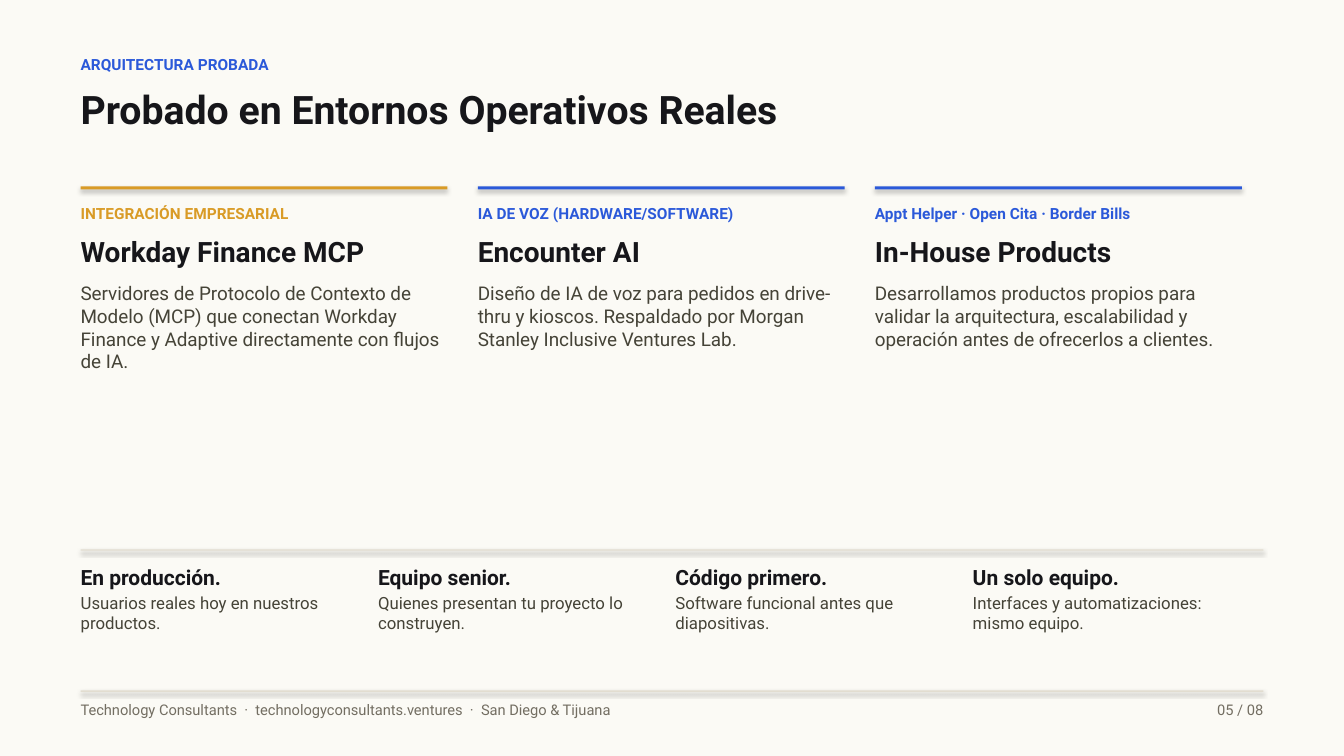
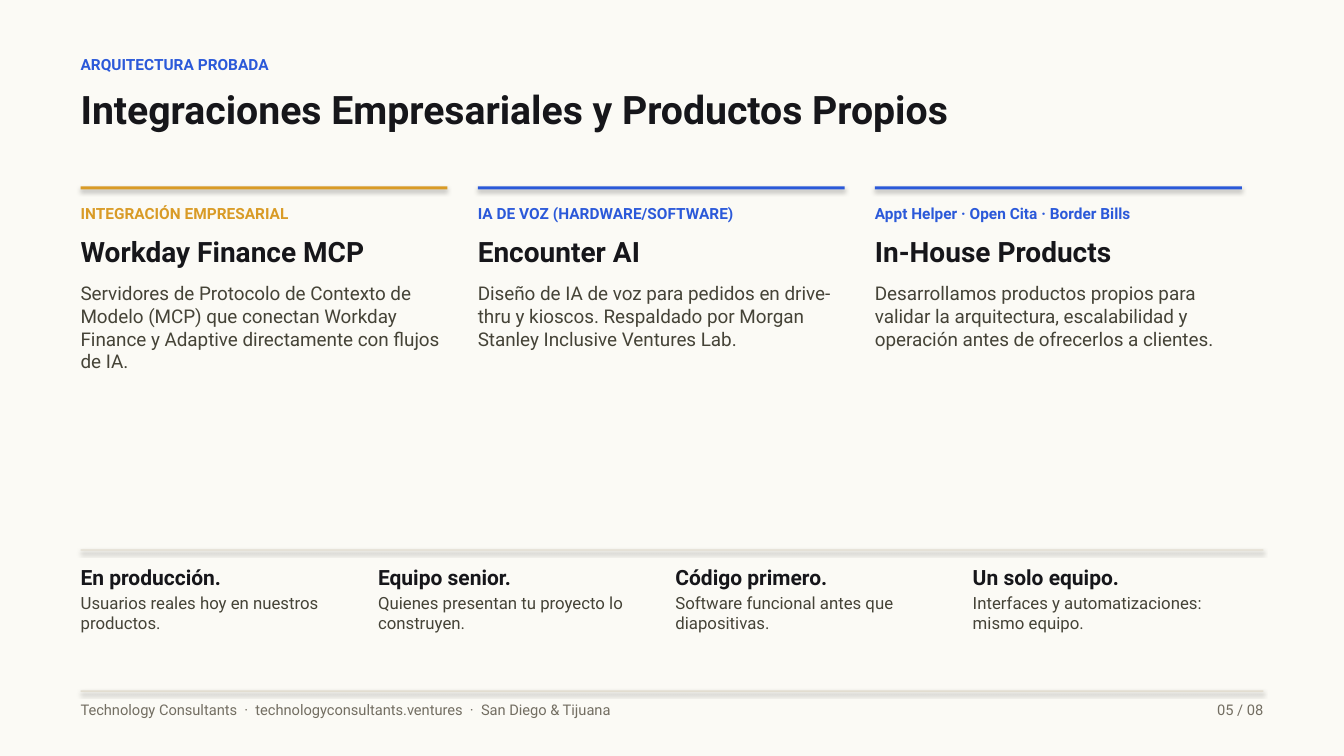
Before and after one commit to rguido198/TechnologyConsultantsVentures, a slide deck: slide 5 of Technology_Consultants_A_Quien_Enviarme_MX.pptx. Drawn at 1344x756 pixels with LibreOffice and Linux fonts; fonts in the diff are those of the drawing. Boxes give left, top, right and bottom in pixels: in the first picture for what was removed or moved away, otherwise in the second. Text is boxed around its words. In the diff, an @@ line names an element or a change of style, - is before the commit and + after.

```diff
--- a/Technology_Consultants_A_Quien_Enviarme_MX.pptx
+++ b/Technology_Consultants_A_Quien_Enviarme_MX.pptx
@@ text at bbox=[81, 94, 948, 133]: text changed @@
-Probado en Entornos Operativos Reales
+Integraciones Empresariales y Productos Propios
```
Also in this commit, not shown: 7 other slides changed, 1 other file.
